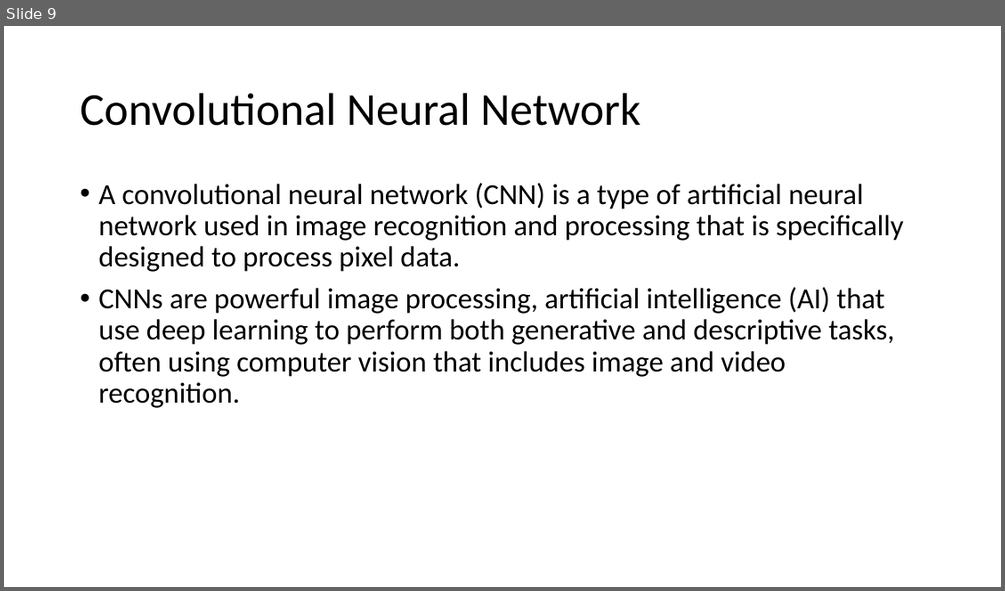
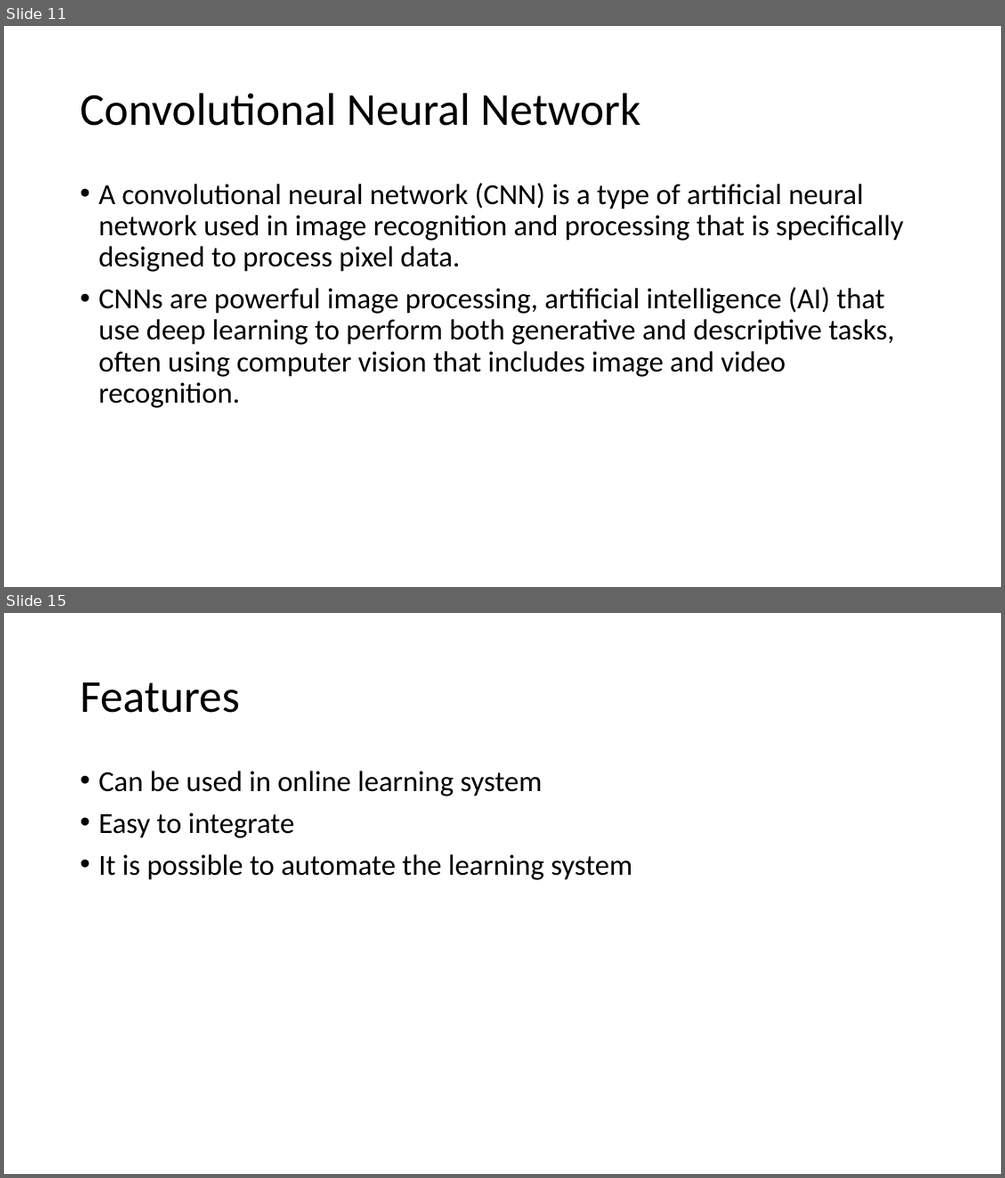
Before and after one commit to IkramulMurad/Face-detection, a slide deck: Book/Facial Key-points Detection.pptx. Shown one above the other, each under a label of ours: slide 9 before the commit, slides 11 and 15 after it; the slides between them are not shown. The pictures are 1005x591 and 1005x1178 pixels, drawn with LibreOffice and Linux fonts; fonts in the diff are those of the drawing. Boxes give left, top, right and bottom in pixels: in the first picture for what was removed or moved away, otherwise in the second. Text is boxed around its words. In the diff, an @@ line names an element or a change of style, - is before the commit and + after.

```diff
--- a/Book/Facial Key-points Detection.pptx
+++ b/Book/Facial Key-points Detection.pptx
@@ slide 15 added at <box>4,613,1001,1174</box>, background #FFFFFF @@
@@ title added at <box>80,682,239,713</box>, 44 pt, text #000000 @@
+Features
@@ text added at <box>98,771,632,880</box>, 28 pt, text #000000 @@
+• Can be used in online learning system
+• Easy to integrate
+• It is possible to automate the learning system
@@ what was slide 9 is now slide 11 @@
```
Also in this commit, not shown: 11 slides changed, 4 other slides added.
